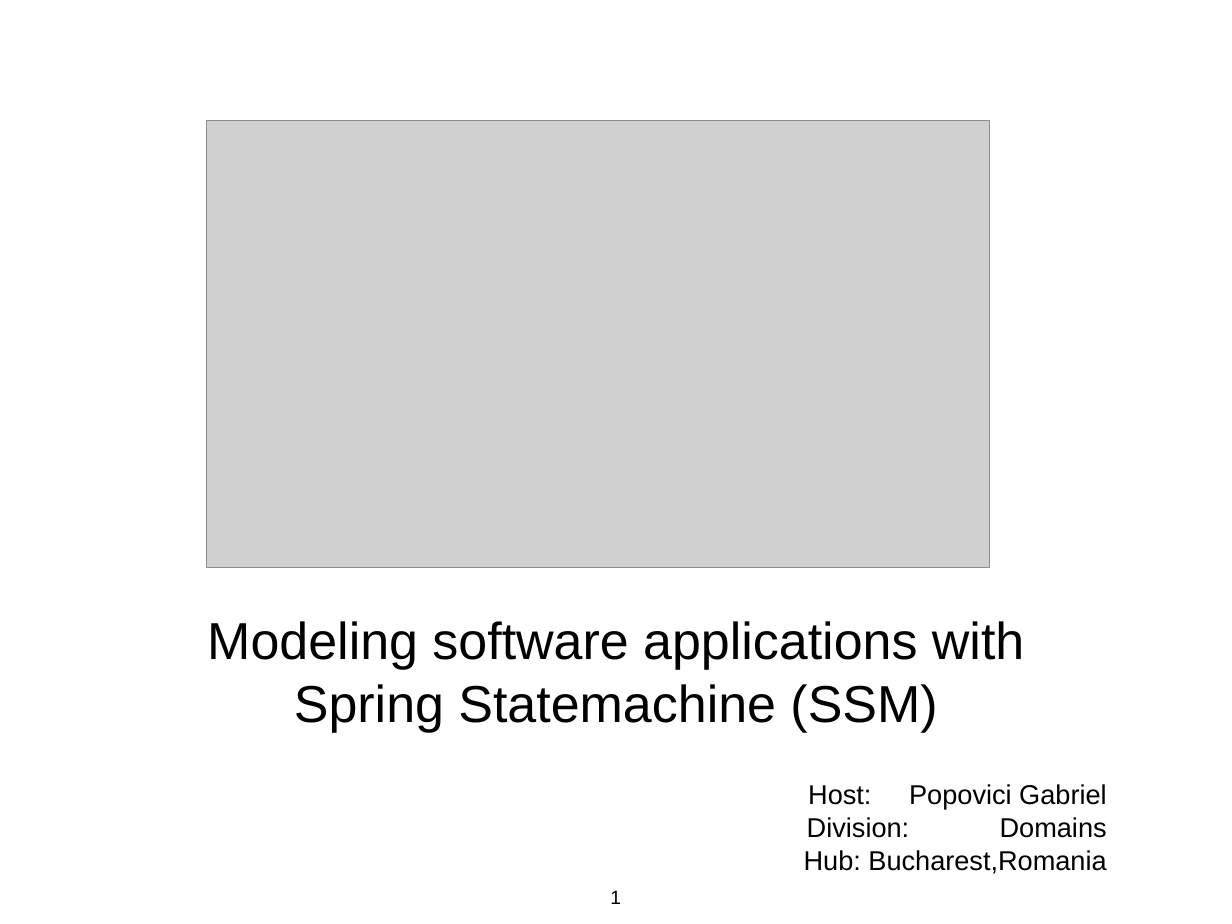
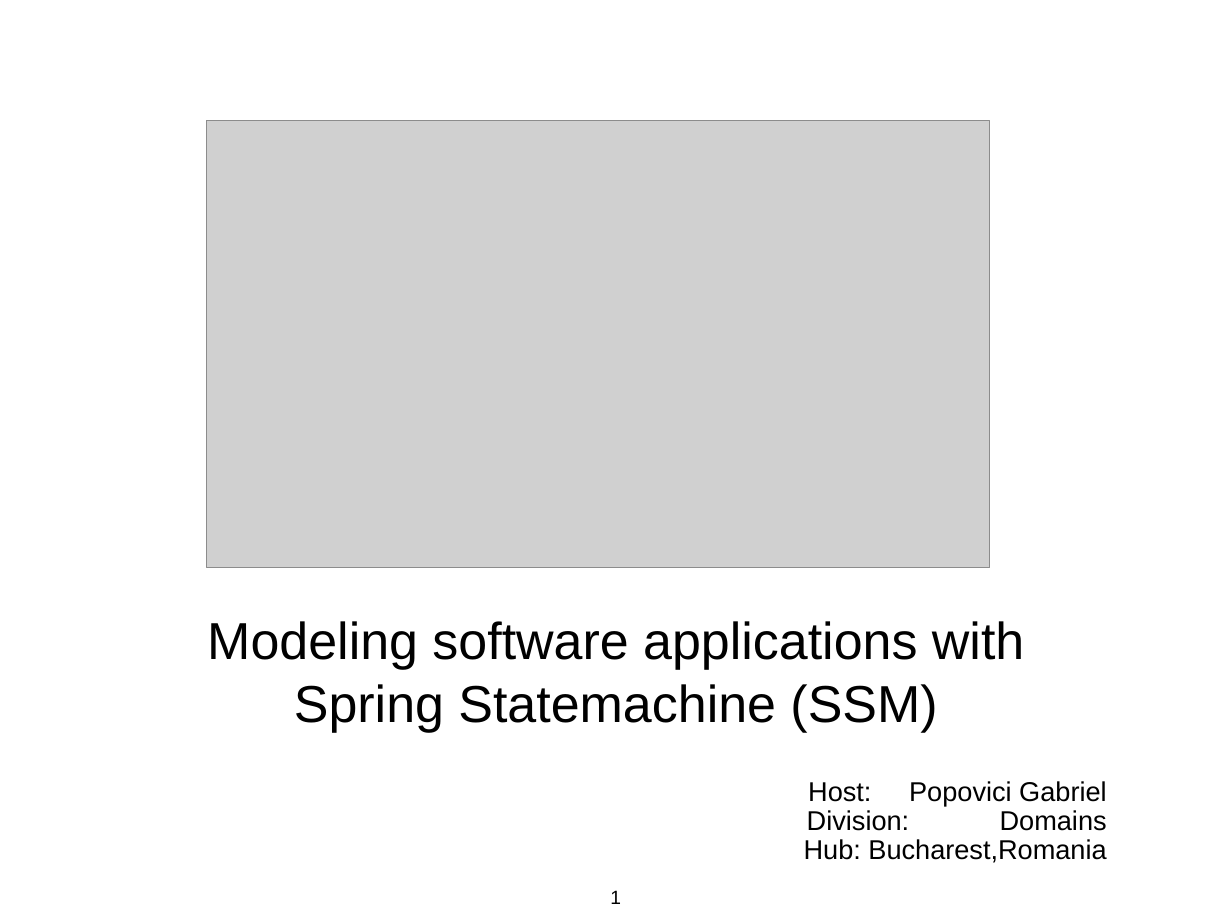
Before and after one commit to popovici-gabriel/contact-service, a slide deck: slide 1 of presentation/SSM.pptx. Drawn at 1232x924 pixels with LibreOffice and Linux fonts; fonts in the diff are those of the drawing; grey boxes stand for pictures. Boxes give left, top, right and bottom in pixels: in the first picture for what was removed or moved away, otherwise in the second. Text is boxed around its words. In the diff, an @@ line names an element or a change of style, - is before the commit and + after.

```diff
--- a/presentation/SSM.pptx
+++ b/presentation/SSM.pptx
@@ text "Host: Popovici Gabriel" at (804, 781, 1107, 863): line spacing 1 to 0.9 @@
```
Also in this commit, not shown: 5 other slides changed.
